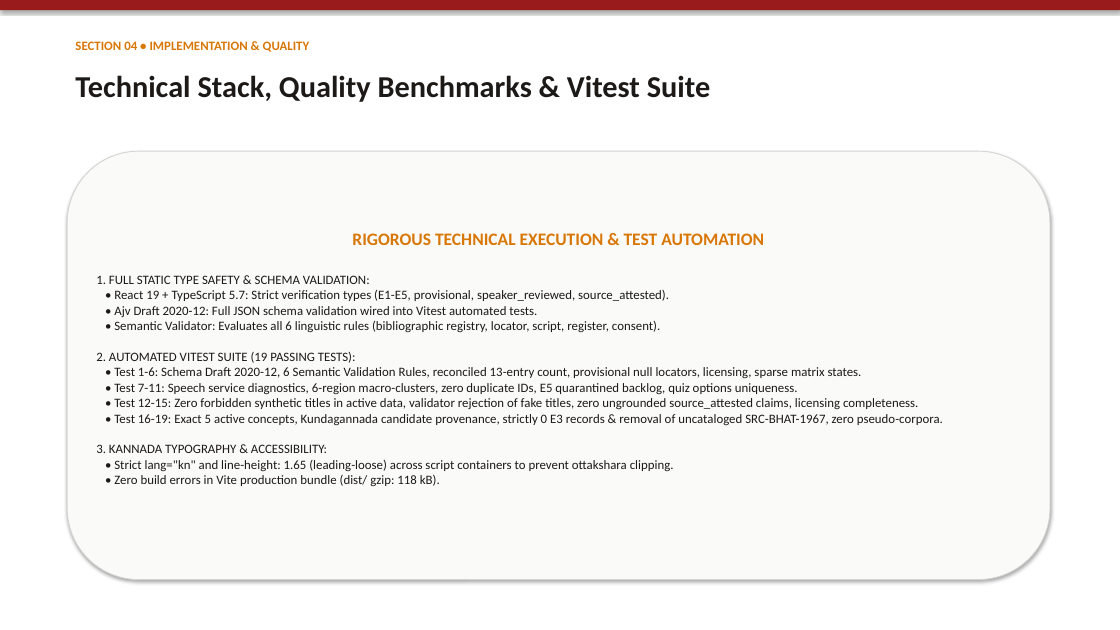
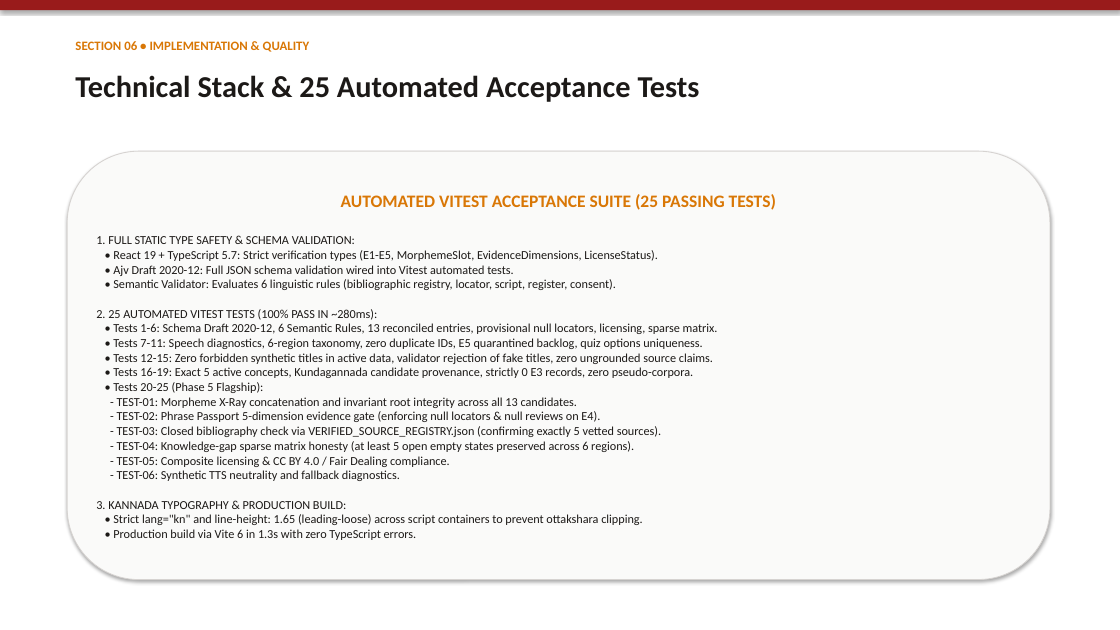
Before and after one commit to anandaram240-wq/yatrika-ai, a slide deck: slide 7 of Namma_Kannada_Regional_Explorer_Presentation.pptx (slide 5 before the commit). Drawn at 1120x630 pixels with LibreOffice and Linux fonts; fonts in the diff are those of the drawing. Boxes give left, top, right and bottom in pixels: in the first picture for what was removed or moved away, otherwise in the second. Text is boxed around its words. In the diff, an @@ line names an element or a change of style, - is before the commit and + after.

Commit message:
feat(phase-5): implement Phrase Passport, Morpheme-Shift X-Ray, Knowledge-Gap view, and 25 Vitest tests

```diff
--- a/Namma_Kannada_Regional_Explorer_Presentation.pptx
+++ b/Namma_Kannada_Regional_Explorer_Presentation.pptx
@@ text at [75, 41, 310, 52]: text changed @@
-SECTION 04 • IMPLEMENTATION & QUALITY
+SECTION 06 • IMPLEMENTATION & QUALITY
@@ text at [75, 75, 700, 102]: text changed @@
-Technical Stack, Quality Benchmarks & Vitest Suite
+Technical Stack & 25 Automated Acceptance Tests
@@ text in rounded rectangle at [96, 194, 776, 540]: text changed; size 11 to 10.5 pt @@
-RIGOROUS TECHNICAL EXECUTION & TEST AUTOMATION
-1. FULL STATIC TYPE SAFETY & SCHEMA VALIDATION:
-• React 19 + TypeScript 5.7: Strict verification types (E1-E5, provisional, speaker_reviewed, source_attested).
-• Ajv Draft 2020-12: Full JSON schema validation wired into Vitest automated tests.
-• Semantic Validator: Evaluates all 6 linguistic rules (bibliographic registry, locator, script, register, consent).
-2. AUTOMATED VITEST SUITE (19 PASSING TESTS):
-• Test 1-6: Schema Draft 2020-12, 6 Semantic Validation Rules, reconciled 13-entry count, provisional null locators, licensing, sparse matrix states.
-• Test 7-11: Speech service diagnostics, 6-region macro-clusters, zero duplicate IDs, E5 quarantined backlog, quiz options uniqueness.
-• Test 12-15: Zero forbidden synthetic titles in active data, validator rejection of fake titles, zero ungrounded source_attested claims, licensing completeness.
-• Test 16-19: Exact 5 active concepts, Kundagannada candidate provenance, strictly 0 E3 records & removal of uncataloged SRC-BHAT-1967, zero pseudo-corpora.
-3. KANNADA TYPOGRAPHY & ACCESSIBILITY:
-• Strict lang="kn" and line-height: 1.65 (leading-loose) across script containers to prevent ottakshara clipping.
-• Zero build errors in Vite production bundle (dist/ gzip: 118 kB).
+AUTOMATED VITEST ACCEPTANCE SUITE (25 PASSING TESTS)
+1. FULL STATIC TYPE SAFETY & SCHEMA VALIDATION:
+• React 19 + TypeScript 5.7: Strict verification types (E1-E5, MorphemeSlot, EvidenceDimensions, LicenseStatus).
+• Ajv Draft 2020-12: Full JSON schema validation wired into Vitest automated tests.
+• Semantic Validator: Evaluates 6 linguistic rules (bibliographic registry, locator, script, register, consent).
+2. 25 AUTOMATED VITEST TESTS (100% PASS IN ~280ms):
+• Tests 1-6: Schema Draft 2020-12, 6 Semantic Rules, 13 reconciled entries, provisional null locators, licensing, sparse matrix.
+• Tests 7-11: Speech diagnostics, 6-region taxonomy, zero duplicate IDs, E5 quarantined backlog, quiz options uniqueness.
+• Tests 12-15: Zero forbidden synthetic titles in active data, validator rejection of fake titles, zero ungrounded source claims.
+• Tests 16-19: Exact 5 active concepts, Kundagannada candidate provenance, strictly 0 E3 records, zero pseudo-corpora.
+• Tests 20-25 (Phase 5 Flagship):
+- TEST-01: Morpheme X-Ray concatenation and invariant root integrity across all 13 candidates.
+- TEST-02: Phrase Passport 5-dimension evidence gate (enforcing null locators & null reviews on E4).
+- TEST-03: Closed bibliography check via VERIFIED_SOURCE_REGISTRY.json (confirming exactly 5 vetted sources).
+- TEST-04: Knowledge-gap sparse matrix honesty (at least 5 open empty states preserved across 6 regions).
+- TEST-05: Composite licensing & CC BY 4.0 / Fair Dealing compliance.
+- TEST-06: Synthetic TTS neutrality and fallback diagnostics.
+3. KANNADA TYPOGRAPHY & PRODUCTION BUILD:
+• Strict lang="kn" and line-height: 1.65 (leading-loose) across script containers to prevent ottakshara clipping.
+• Production build via Vite 6 in 1.3s with zero TypeScript errors.
```
Also in this commit, not shown: 4 other slides changed, 3 slides added, 1 slide removed, 13 other files.
